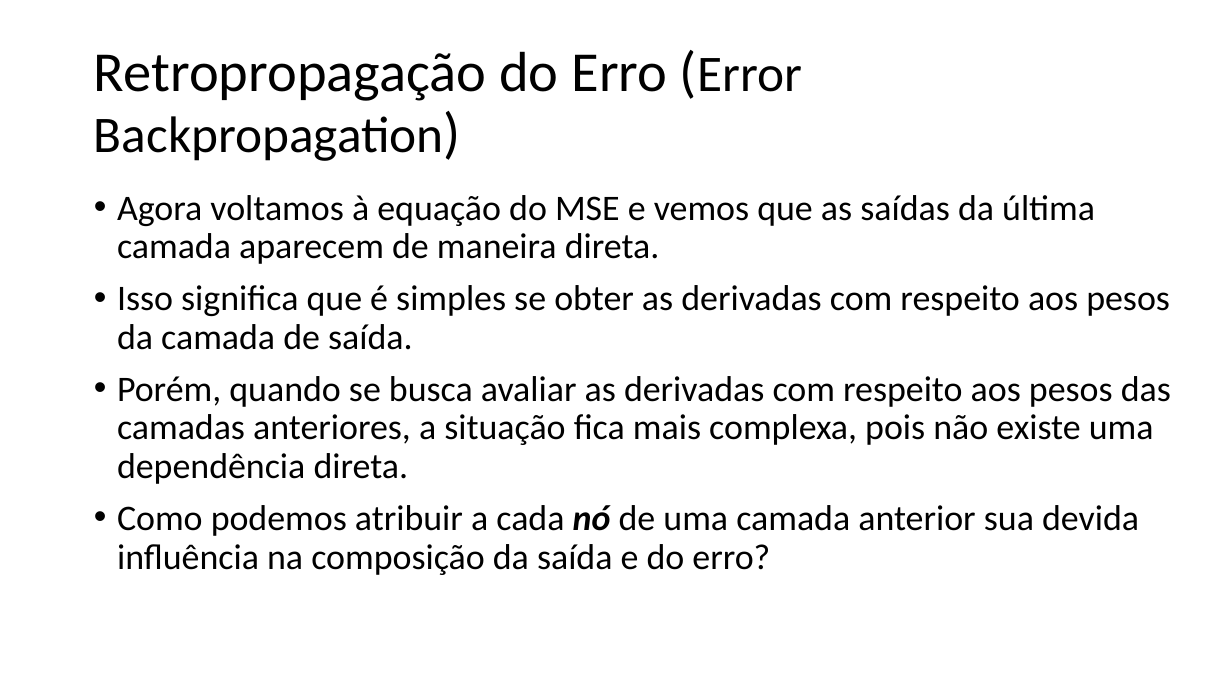
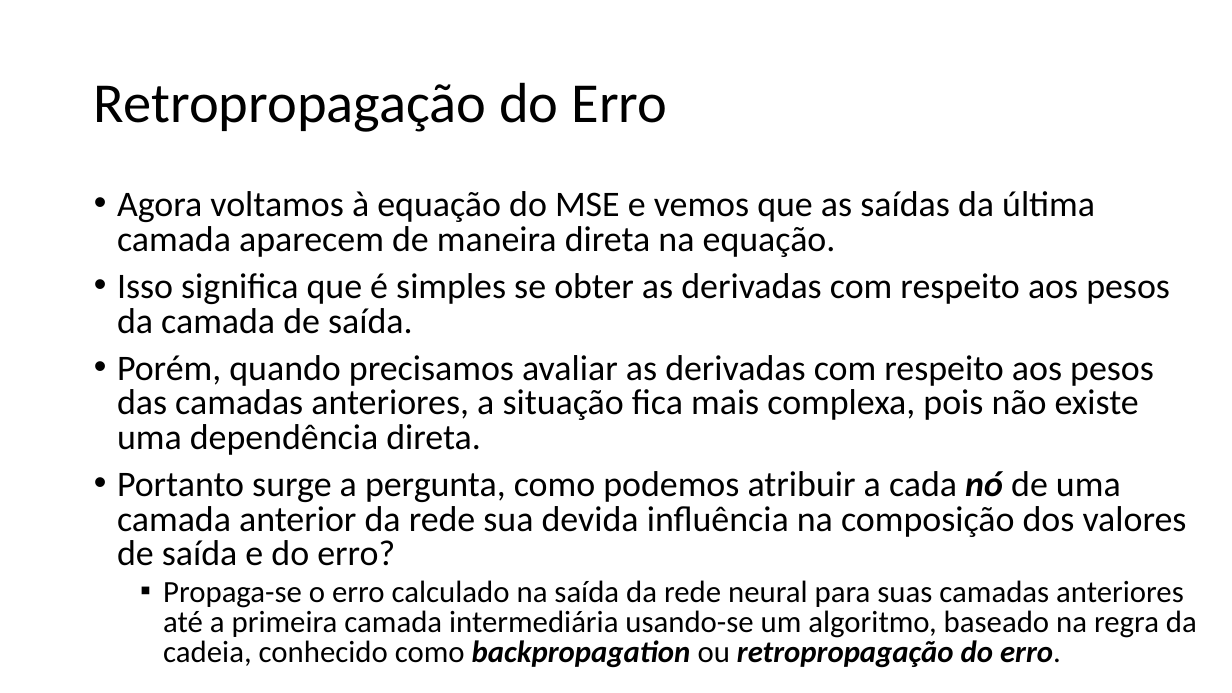
Before and after one commit to zz4fap/t320_aprendizado_de_maquina, a slide deck: slide 16 of slides/T320_Redes_Neurais_Artificiais (Parte III).pptx (slide 13 before the commit). Drawn at 1232x693 pixels with LibreOffice and Linux fonts; fonts in the diff are those of the drawing. Boxes give left, top, right and bottom in pixels: in the first picture for what was removed or moved away, otherwise in the second. Text is boxed around its words. In the diff, an @@ line names an element or a change of style, - is before the commit and + after.

```diff
--- a/slides/T320_Redes_Neurais_Artificiais (Parte III).pptx
+++ b/slides/T320_Redes_Neurais_Artificiais (Parte III).pptx
@@ title at (94,82,667,132): text changed @@
-Retropropagação do Erro (Error Backpropagation)
+Retropropagação do Erro
@@ text at (117,191,1095,257): text changed @@
-• Agora voltamos à equação do MSE e vemos que as saídas da última camada aparecem de maneira direta.
+• Agora voltamos à equação do MSE e vemos que as saídas da última camada aparecem de maneira direta na equação.
@@ text at (117,273,1170,334): line spacing 0.9 to 0.8 @@
@@ text at (117,355,1197,668): text changed @@
-• Porém, quando se busca avaliar as derivadas com respeito aos pesos das camadas anteriores, a situação fica mais complexa, pois não existe uma dependência direta.
-• Como podemos atribuir a cada nó de uma camada anterior sua devida influência na composição da saída e do erro?
+• Porém, quando precisamos avaliar as derivadas com respeito aos pesos das camadas anteriores, a situação fica mais complexa, pois não existe uma dependência direta.
+• Portanto surge a pergunta, como podemos atribuir a cada nó de uma camada anterior da rede sua devida influência na composição dos valores de saída e do erro?
+  ▪ Propaga-se o erro calculado na saída da rede neural para suas camadas anteriores até a primeira camada intermediária usando-se um algoritmo, baseado na regra da cadeia, conhecido como backpropagation ou retropropagação do erro.
```
Also in this commit, not shown: 8 other slides changed, 8 slides added, 1 slide removed.
